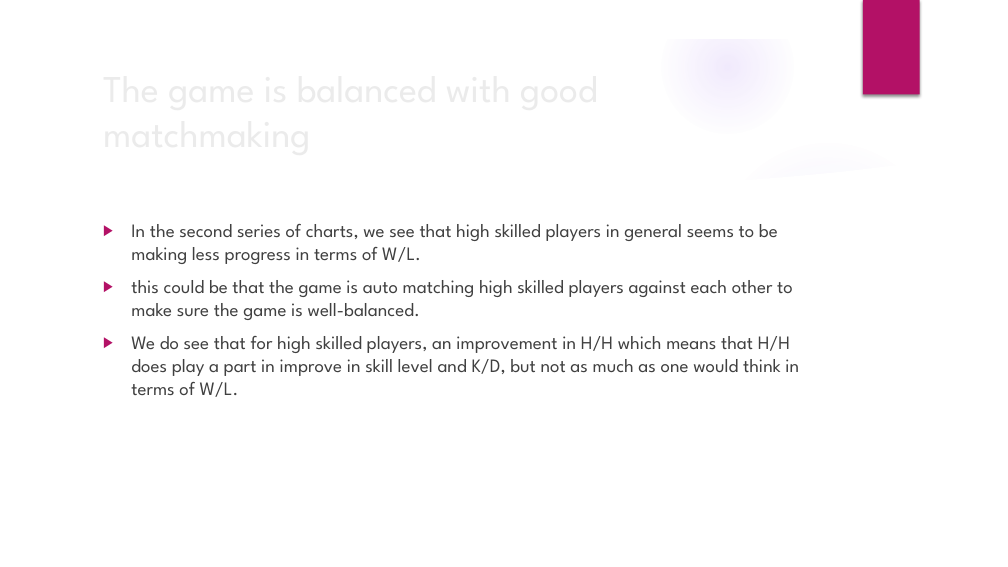
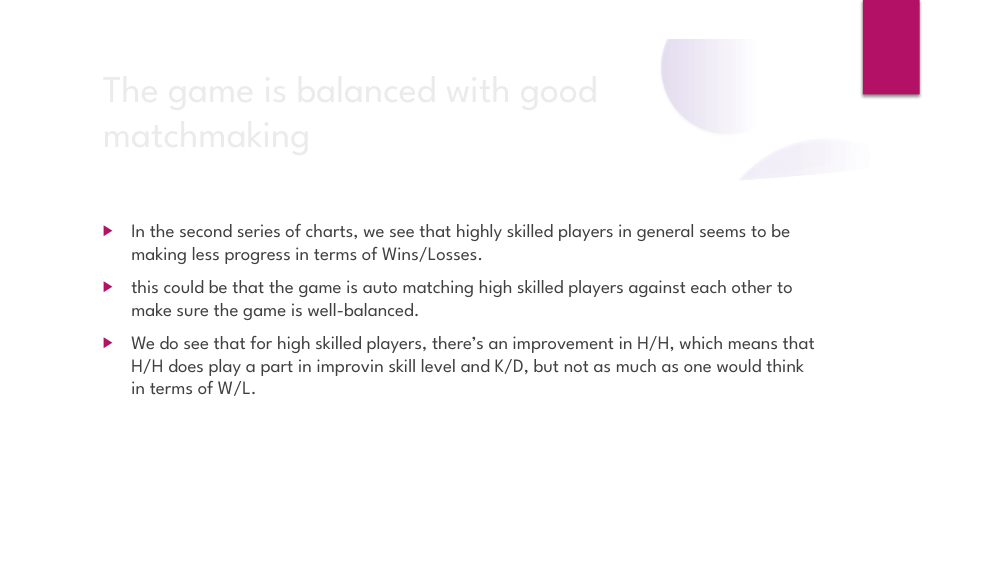
Before and after one commit to arclightspanner/Data_Science_Bootcamp_2019, a slide deck: slide 9 of Data Story Telling.pptx. Drawn at 1008x567 pixels with LibreOffice and Linux fonts; fonts in the diff are those of the drawing; background and template pictures are left out. Boxes give left, top, right and bottom in pixels: in the first picture for what was removed or moved away, otherwise in the second. Text is boxed around its words. In the diff, an @@ line names an element or a change of style, - is before the commit and + after.

```diff
--- a/Data Story Telling.pptx
+++ b/Data Story Telling.pptx
@@ shadow on in 4 elements at (0, 221, 346, 567), (0, 240, 195, 435), (712, 138, 944, 371), (662, 1, 794, 133) @@
@@ freeform shape at (38, 154, 970, 529): outline redrawn @@
@@ text at (131, 224, 790, 264): text changed @@
-▶ In the second series of charts, we see that high skilled players in general seems to be making less progress in terms of W/L.
+▶ In the second series of charts, we see that highly skilled players in general seems to be making less progress in terms of Wins/Losses.
@@ text at (131, 280, 793, 320): indent changed @@
@@ text at (131, 336, 815, 396): text changed @@
-▶ We do see that for high skilled players, an improvement in H/H which means that H/H does play a part in improve in skill level and K/D, but not as much as one would think in terms of W/L.
+▶ We do see that for high skilled players, there’s an improvement in H/H, which means that H/H does play a part in improvin skill level and K/D, but not as much as one would think in terms of W/L.
```
Also in this commit, not shown: 18 other slides changed.
